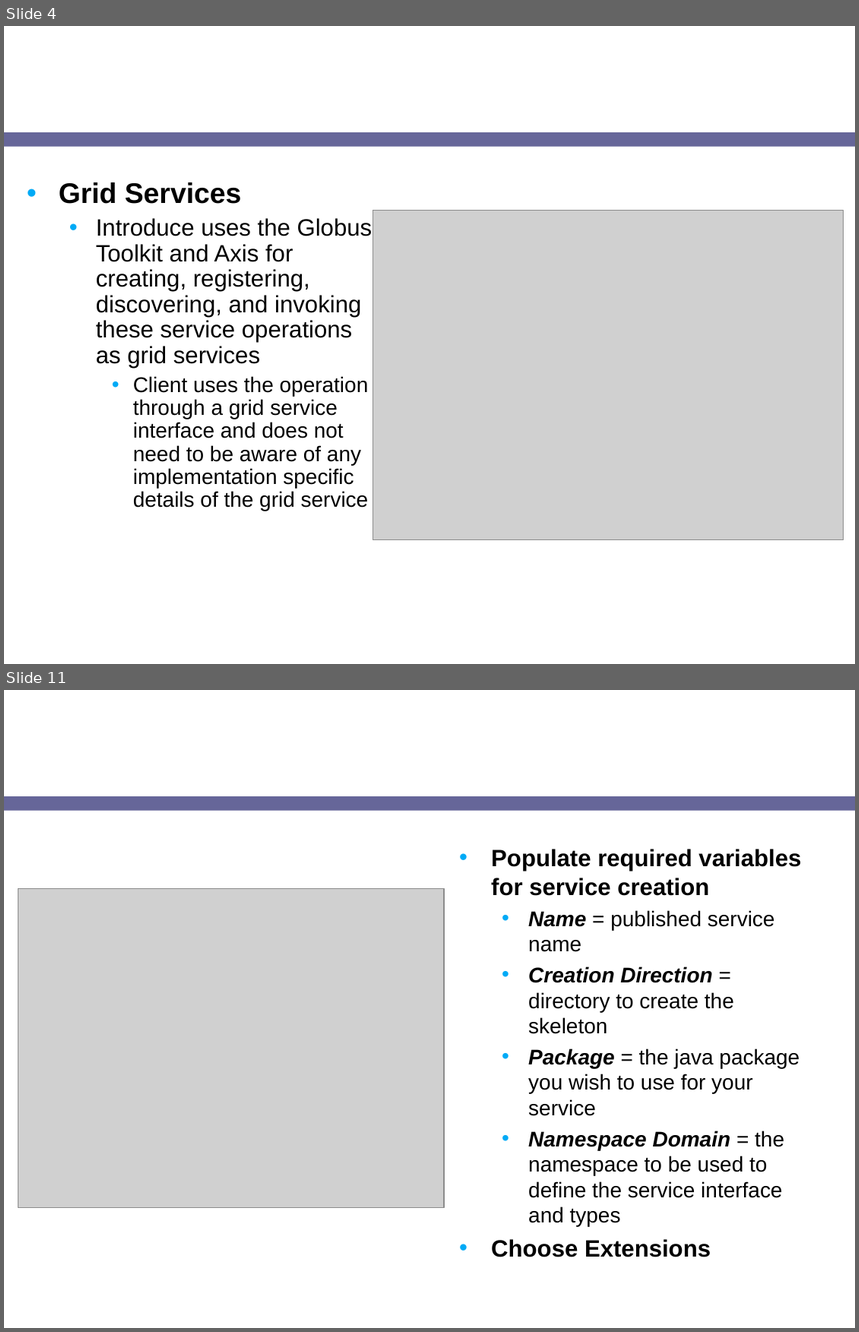
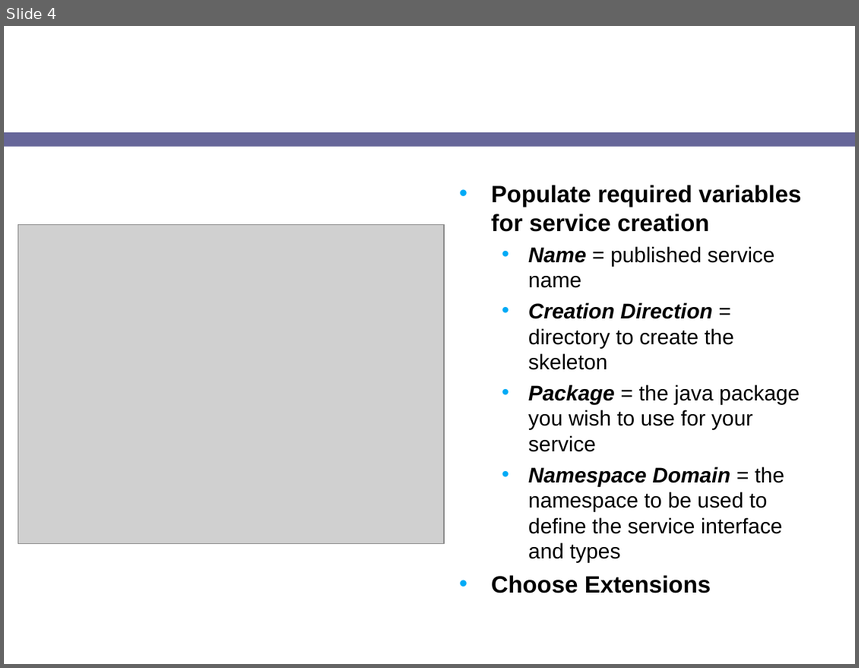
Before and after one commit to NCIP/cagrid-docs, a slide deck: presentations/introduce/Introduce-1.1-OGF-21-globus-software-providers.ppt. Shown one above the other, each under a label of ours: slides 4 and 11 before the commit, slide 4 after it; the slides between them are not shown. The pictures are 859x1332 and 859x668 pixels, drawn with LibreOffice and Linux fonts; fonts in the diff are those of the drawing; grey boxes stand for pictures; background and template pictures are left out. Boxes give left, top, right and bottom in pixels: in the first picture for what was removed or moved away, otherwise in the second. Text is boxed around its words. In the diff, an @@ line names an element or a change of style, - is before the commit and + after.

```diff
--- a/presentations/introduce/Introduce-1.1-OGF-21-globus-software-providers.ppt
+++ b/presentations/introduce/Introduce-1.1-OGF-21-globus-software-providers.ppt
@@ slide 4 removed at bbox=[4, 26, 855, 664], background picture (left out); not listed: 1 template element that a slide beside it also shows @@
@@ title removed at bbox=[32, 26, 671, 126] @@
-Addressing the Requirements
@@ text removed at bbox=[59, 183, 373, 511] @@
-• Grid Services
-  • Introduce uses the Globus Toolkit and Axis for creating, registering, discovering, and invoking these service operations as grid services
-    • Client uses the operation through a grid service interface and does not need to be aware of any implementation specific details of the grid service
@@ picture removed at bbox=[373, 211, 843, 541] @@
@@ what was slide 11 is now slide 4 @@
```
Also in this commit, not shown: 2 slides changed, 1 slide added, 10 other slides removed.
